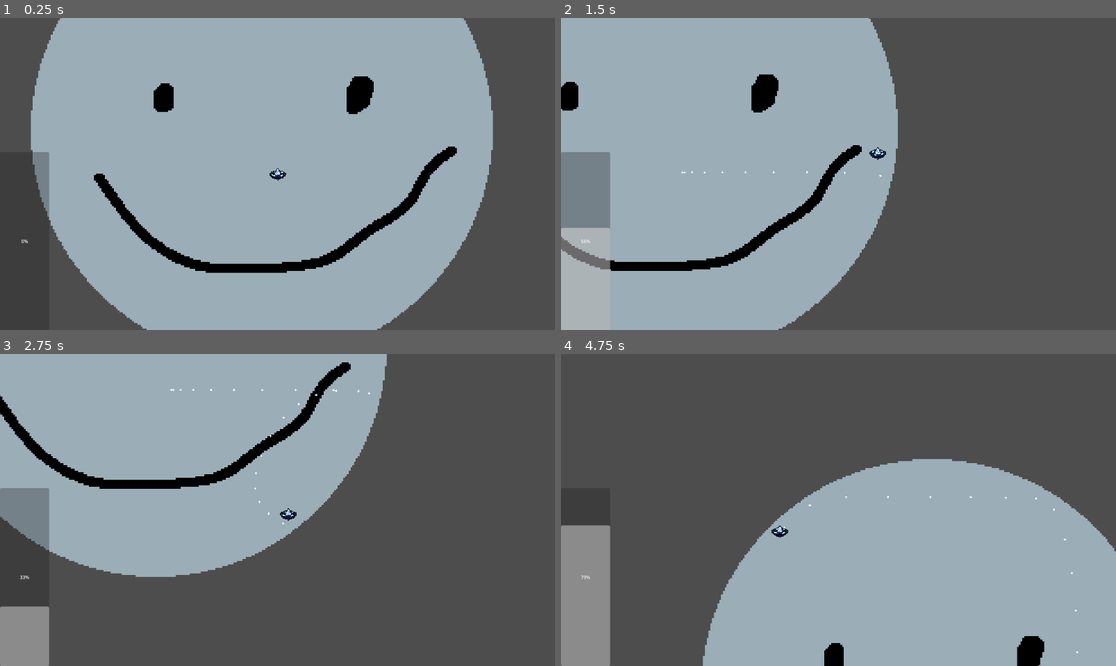
Above: before the commit, frames 1-4 (two rows, left to right).
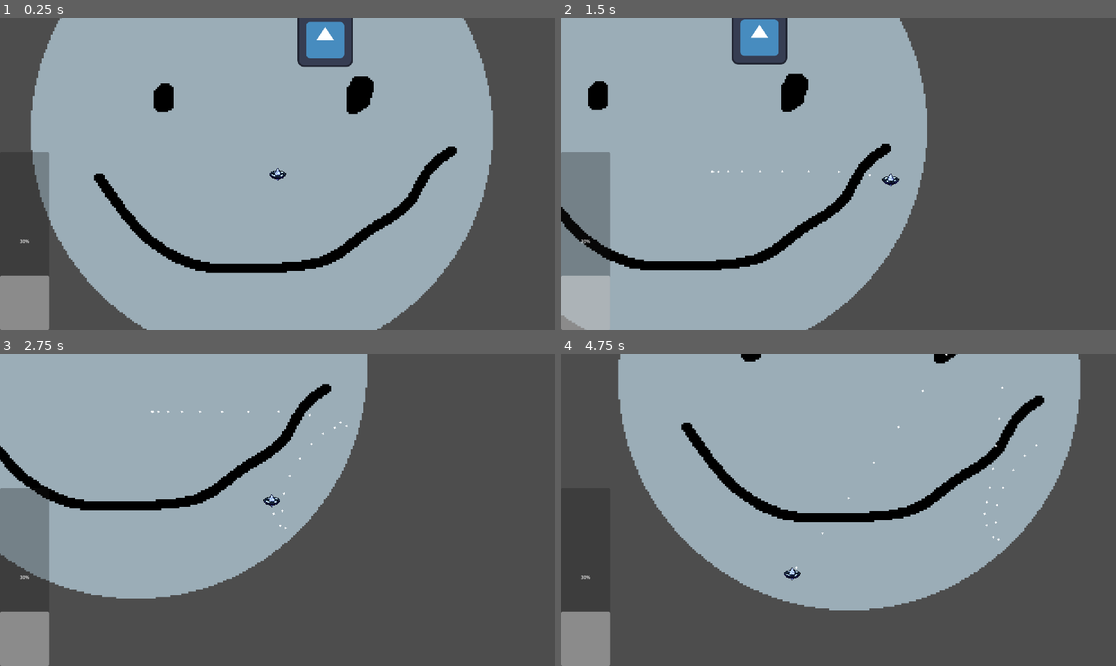
Above: after the commit, the same moments.

Repository: Dragos-Lup/spin
Game: Godot game, scene res://scenes/testing_scene.tscn
Same seed, same stepped clock (60 frames per second), same inputs: the game is played once before the commit and once after it. The engine's default icon, where the game draws it, is replaced by a stand-in: a white triangle on a blue panel in a dark square.
Inputs (mouse positions are in pixels of both pictures, inside the frame that each line leads up to):
- Up to frame 1 (0.25 s): no input
- Up to frame 2 (1.5 s): move the mouse to (960, 158) at 0.52 s; hold D (right) 0.53-1.28 s; click (960, 158) at 0.6 s; move the mouse to (727, 189) at 1.27 s; hold S (down) from 1.28 s (still down); click (727, 189) at 1.35 s
- Up to frame 3 (2.75 s): move the mouse to (333, 441) at 2.02 s; release S (down) at 2.03 s; hold D (right) from 2.03 s (still down); click (333, 441) at 2.1 s
- Up to frame 4 (4.75 s): move the mouse to (810, 572) at 2.77 s; release D (right) at 2.78 s; hold W (up) 2.78-3.53 s; click (810, 572) at 2.85 s; move the mouse to (1005, 556) at 3.52 s; hold A (left) from 3.53 s (still down); click (1005, 556) at 3.6 s; move the mouse to (672, 463) at 4.27 s; click (672, 463) at 4.35 s

The runs differ from the first frame. In frame 1, 3.1% of the frame differs, in the area x 0-64%, y 0-100%; in frame 2, 13%; in frame 3, 9.0%; in frame 4, 62%, in the area x 0-100%, y 0-100%.

Commit message:
shitty movement implemented

Diff:
--- a/project.godot
+++ b/project.godot
@@ -56,3 +56,7 @@
 "events": [Object(InputEventMouseButton,"resource_local_to_scene":false,"resource_name":"","device":-1,"window_id":0,"a …(259 unchanged characters)…
 ]
 }
+
+[physics]
+
+2d/default_gravity=0.0
--- /dev/null
+++ b/scenes/character_body_2d.gd
@@ -0,0 +1,11 @@
+extends RigidBody2D
+
+
+# Called when the node enters the scene tree for the first time.
+func _ready() -> void:
+	pass # Replace with function body.
+
+
+# Called every frame. 'delta' is the elapsed time since the previous frame.
+func _process(delta: float) -> void:
+	pass
--- a/scenes/main_character.tscn
+++ b/scenes/main_character.tscn
@@ -1,8 +1,11 @@
-[gd_scene load_steps=20 format=3 uid="uid://cotlpgucmbbhy"]
+[gd_scene load_steps=21 format=3 uid="uid://cotlpgucmbbhy"]
 
 [ext_resource type="Script" path="res://scripts/main_character.gd" id="1_72jni"]
 [ext_resource type="Texture2D" uid="uid://dd5o6haigbj8a" path="res://scenes/spinningtopfirstproto.png" id="2_5ilc7"]
 [ext_resource type="Texture2D" uid="uid://de8us5naswkua" path="res://sprites/dragosterrible/particle.png" id="2_ygpbf"]
+
+[sub_resource type="PhysicsMaterial" id="PhysicsMaterial_l7upm"]
+bounce = 1.0
 
 [sub_resource type="ParticleProcessMaterial" id="ParticleProcessMaterial_2lcra"]
 particle_flag_disable_z = true
@@ -118,9 +121,12 @@
 "jump": SubResource("Animation_g2050")
 }
 
-[node name="MainSpinner" type="CharacterBody2D"]
+[node name="MainSpinner" type="RigidBody2D"]
 texture_filter = 1
 collision_mask = 7
+physics_material_override = SubResource("PhysicsMaterial_l7upm")
+lock_rotation = true
+continuous_cd = 1
 script = ExtResource("1_72jni")
 
 [node name="GPUParticles2D" type="GPUParticles2D" parent="."]
--- a/scenes/testing_scene.tscn
+++ b/scenes/testing_scene.tscn
@@ -1,10 +1,19 @@
-[gd_scene load_steps=4 format=3 uid="uid://ff5cps2hlnvs"]
+[gd_scene load_steps=8 format=3 uid="uid://ff5cps2hlnvs"]
 
 [ext_resource type="PackedScene" uid="uid://cotlpgucmbbhy" path="res://scenes/main_character.tscn" id="1_3mtgv"]
 [ext_resource type="Texture2D" uid="uid://q5i8j4w2lev0" path="res://scenes/arena.png" id="2_cxu6o"]
+[ext_resource type="Script" path="res://scenes/character_body_2d.gd" id="3_pdt6j"]
+[ext_resource type="Texture2D" uid="uid://b5as06xyhrvyc" path="res://icon.svg" id="4_mjoxr"]
 
 [sub_resource type="PhysicsMaterial" id="PhysicsMaterial_jdkx6"]
-bounce = 154.0
+bounce = 1.0
+
+[sub_resource type="PhysicsMaterial" id="PhysicsMaterial_vealx"]
+friction = 0.76
+bounce = 0.8
+
+[sub_resource type="CircleShape2D" id="CircleShape2D_86ksp"]
+radius = 65.123
 
 [node name="Node2D" type="Node2D"]
 texture_filter = 1
@@ -40,8 +49,9 @@
 physics_material_override = SubResource("PhysicsMaterial_jdkx6")
 
 [node name="CollisionPolygon2D" type="CollisionPolygon2D" parent="Area2D"]
-build_mode = 1
-polygon = PackedVector2Array(453, -279, 470, -253, 487, -219, 511, -151, 529, -73, 533, -46, 534, 43, 513, 154, 487, 219, 444, 297, 402, 352, 346, 406, 285, 451, 218, 489, 136, 519, 44, 533, -46, 534, -168, 509, -246, 473, -298, 445, -333, 416, -404, 347, -470, 256, -511, 154, -532, 45, -532, -47, -509, -167, -474, -247, -445, -298, -404, -349, -350, -404, -273, -459, -183, -500, -78, -529, 45, -533, 159, -510, 240, -478, 311, -433, 352, -401, 407, -346, 435, -306)
+position = Vector2(1.5, 0)
+scale = Vector2(1.15, 1)
+polygon = PackedVector2Array(385.652, -295, 420.435, -227, 438.696, -172, 450.87, -118, 464.783, -44, 461.304, 45, 443.043, 158, 403.913, 264, 350, 350, 283.913, 423, 198.696, 481, 130.87, 511, 89.1304, 525, 39.5652, 533, -39.5652, 533, -120.435, 516, -199.565, 484, -272.609, 432, -337.826, 365, -390.87, 293, -438.696, 189, -457.826, 105, -466.522, 0, -457.826, -95, -445.652, -155, -412.609, -249, -376.957, -308, -323.913, -385, -269.13, -437, -210.87, -476, -136.087, -513, -55.2174, -530, 43.913, -530, 90.8696, -524, 154.348, -503, 221.304, -468, 270, -432, 315.217, -389, 351.739, -344, 385.652, -295, 421.304, -279, 460.435, -439, 466.522, -865, -674.348, -869, -656.957, 631, 727.391, 631, 730, -867, 466.522, -865, 460.435, -439, 421.304, -279)
 
 [node name="Sprite2D" type="Sprite2D" parent="Area2D"]
 z_index = -10
@@ -70,3 +80,18 @@
 
 [node name="Polygon2D" type="Polygon2D" parent="."]
 offset = Vector2(0.435, 2.45)
+
+[node name="CharacterBody2D" type="RigidBody2D" parent="."]
+position = Vector2(1084, 321)
+collision_mask = 5
+mass = 10.0
+physics_material_override = SubResource("PhysicsMaterial_vealx")
+gravity_scale = 0.0
+lock_rotation = true
+script = ExtResource("3_pdt6j")
+
+[node name="CollisionShape2D" type="CollisionShape2D" parent="CharacterBody2D"]
+shape = SubResource("CircleShape2D_86ksp")
+
+[node name="Sprite2D" type="Sprite2D" parent="CharacterBody2D"]
+texture = ExtResource("4_mjoxr")
--- a/scripts/main_character.gd
+++ b/scripts/main_character.gd
@@ -1,6 +1,6 @@
-extends CharacterBody2D
+extends RigidBody2D
 
-const SPEED = 3000.0
+const SPEED = 1000.0
 var MAX_SPEED = 1000.0
 const DASH_SPEED = 2000.0
 const FRICTION = 20.0 ## calling this friction is evil, it's the value move_toward uses.
@@ -16,37 +16,37 @@
 var dash_start_time = 0
 
 func _init() -> void:
-	#move_array.append(self.position)
-	#move_array.append(self.position)
-	if (intersect(Vector2(0,5), Vector2(0,-5), Vector2(-5,0), Vector2(5,0))):
-		print("well these two definitely do...")
+	pass
 
 func _physics_process(delta: float) -> void:
 	var direction := Input.get_vector("left", "right", "up", "down").normalized()
 	var target_vel = (direction * SPEED).limit_length(MAX_SPEED) #This is how fast we want to go
 
-	if Input.is_action_just_pressed("dash"):
-		dash_start_time = Time.get_ticks_msec()
-		state_machine.travel("jump")
-		MAX_SPEED *= DASH_SLOW
+	#if Input.is_action_just_pressed("dash"):
+		#dash_start_time = Time.get_ticks_msec()
+		#state_machine.travel("jump")
+		#MAX_SPEED *= DASH_SLOW
+		#
+	#if Input.is_action_just_released("dash"):
+		#assert(MAX_SPEED == 200)  ## This will need to be removed in final build
+		#MAX_SPEED *= 1 / DASH_SLOW
+		#var chargetime = Time.get_ticks_msec() - dash_start_time
+		#if (chargetime) > 850:
+			#var dash_vector = (get_global_mouse_position() - global_position).normalized()
+			#velocity = dash_vector * (DASH_SPEED * chargetime/1000)
+	#velocity = velocity.move_toward(target_vel, FRICTION)
 
-	if Input.is_action_just_released("dash"):
-		assert(MAX_SPEED == 200)  ## This will need to be removed in final build
-		MAX_SPEED *= 1 / DASH_SLOW
-		var chargetime = Time.get_ticks_msec() - dash_start_time
-		if (chargetime) > 850:
-			var dash_vector = (get_global_mouse_position() - global_position).normalized()
-			velocity = dash_vector * (DASH_SPEED * chargetime/1000)
-	velocity = velocity.move_toward(target_vel, FRICTION)
+	#spin_bar.value = velocity.length() / 10
 
-	spin_bar.value = velocity.length() / 10
+	if (linear_velocity.length() < MAX_SPEED):
+		apply_central_force(target_vel)
 
 
 
-	var collision = move_and_collide(velocity * delta)
+	#var collision = move_and_collide(velocity * delta)
 
-	if collision:
-		velocity = velocity.bounce(collision.get_normal()) * BOUNCY
+	#if collision:
+	#	velocity = velocity.bounce(collision.get_normal()) * BOUNCY
 
 
 func _on_location_timer_timeout() -> void:
